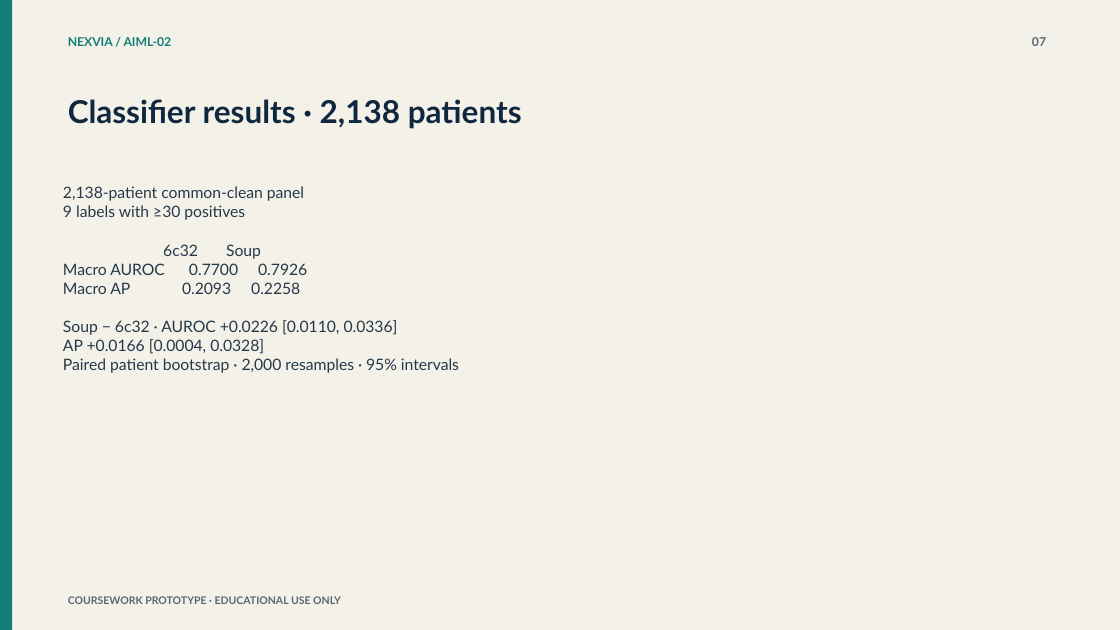
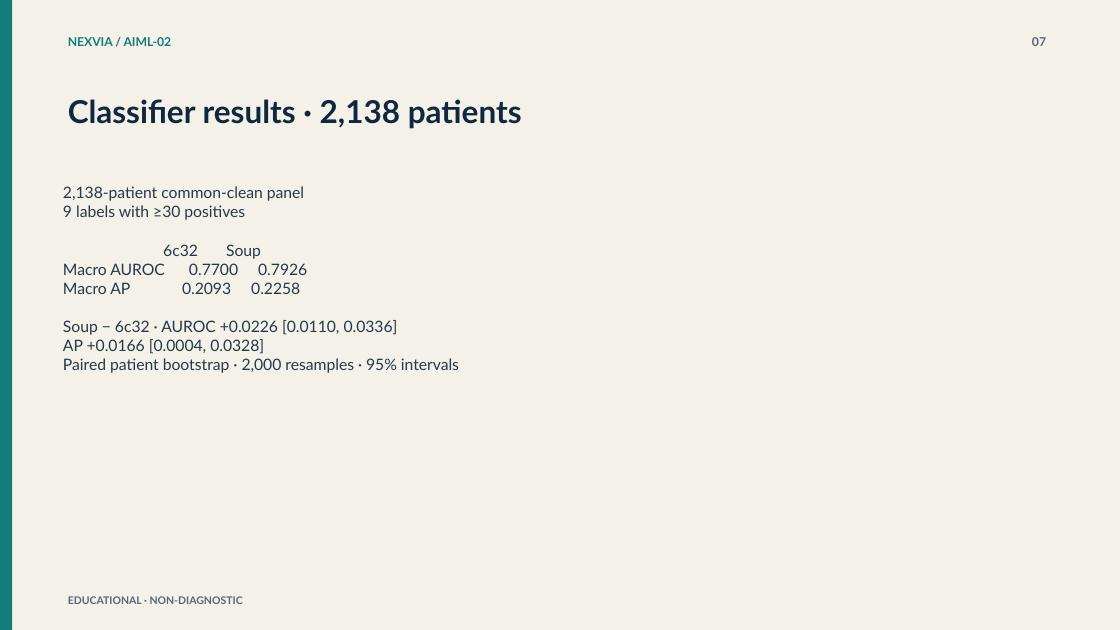
Before and after one commit to ram15x/nexvia-aiml-internship, a slide deck: slide 7 of AIML-02/deliverables/Medical_Imaging_AI_Review_Platform.pptx. Drawn at 1120x630 pixels with LibreOffice and Linux fonts; fonts in the diff are those of the drawing. Boxes give left, top, right and bottom in pixels: in the first picture for what was removed or moved away, otherwise in the second. Text is boxed around its words. In the diff, an @@ line names an element or a change of style, - is before the commit and + after.

```diff
--- a/AIML-02/deliverables/Medical_Imaging_AI_Review_Platform.pptx
+++ b/AIML-02/deliverables/Medical_Imaging_AI_Review_Platform.pptx
@@ text at (68, 596, 243, 604): text changed @@
-COURSEWORK PROTOTYPE · EDUCATIONAL USE ONLY
+EDUCATIONAL · NON-DIAGNOSTIC
```
Also in this commit, not shown: 9 other slides changed, 19 other files.
